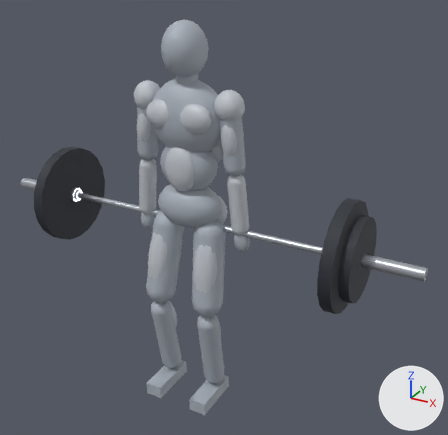
One commit to the glTF model public/models/exercises/romanian-deadlift.glb: the scene before it, then after it.
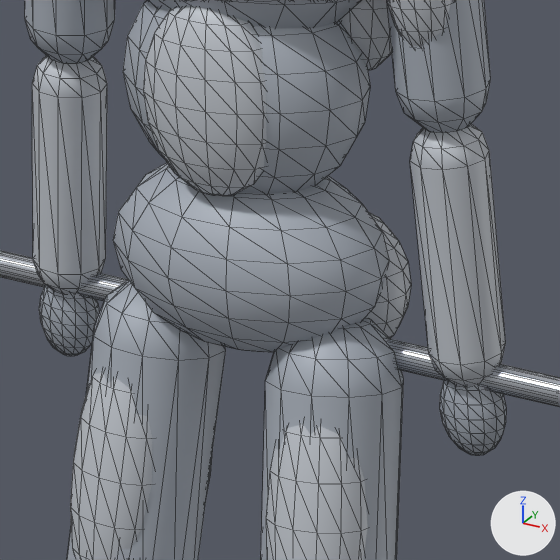
Old and new are each drawn whole from a camera (50 mm lens) standing at (1.317, -2.091, 1.969) and looking at (0.116, 0.094, 0.876) and again close up on the part from 29% to 58% of the width and 34% to 64% of the height. Every picture has the same lights, and +X, +Y and +Z are marked at lower right. The first two pictures are the older version. The close-ups show mesh edges as thin lines. Where no turn or scale is listed for an object, it has been applied to the vertices.

In view in the first close-up: 'abdomen', 'abs', 'barbell_0_shaft', 'forearm_l', 'forearm_r', 'pelvis', 'quads_l', 'quads_r', 'thigh_l', 'thigh_r', 'upper_arm_l', 'upper_arm_r' and 6 more.
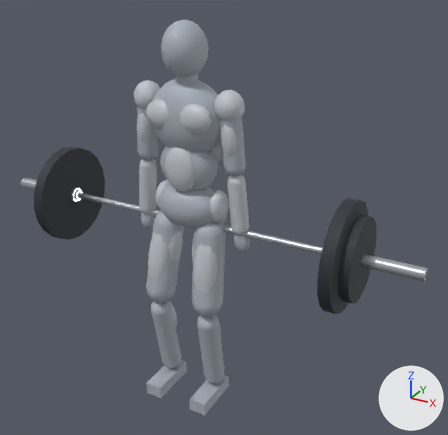
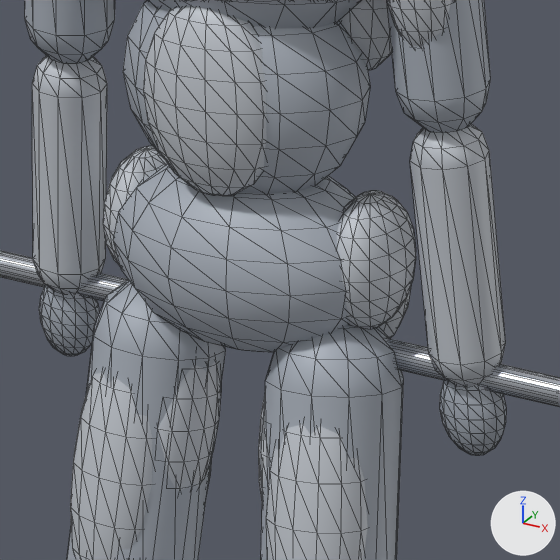
Boxes [x1, y1, x2, y2] around the edits, measured in the close-ups (560 x 560 px):
'abductor_l', added
    after: [337, 191, 416, 329]
'adductor_r', added
    after: [158, 361, 221, 491]
'abductor_r', added
    after: [103, 146, 167, 266]
'adductor_l', added
    after: [258, 394, 269, 501]
'glute_l', unchanged, covered by the edit
    before: [365, 212, 411, 338]
    after: [379, 287, 411, 338]

Patch to the scene script:
```diff
--- a/public/models/exercises/romanian-deadlift.glb.py
+++ b/public/models/exercises/romanian-deadlift.glb.py
@@ ob_abductor_r @@
+ob_abductor_r = bpy.data.objects.new('abductor_r', me_mesh_1)
+ob_abductor_r.parent = ob_hips
+ob_abductor_r.location = (-0.13, 0.015, 0.0)
+ob_abductor_r.scale = (0.04, 0.06, 0.07)
@@ ob_adductor_r @@
+ob_adductor_r = bpy.data.objects.new('adductor_r', me_mesh_1)
+ob_adductor_r.parent = ob_hip_r
+ob_adductor_r.location = (0.045, 0.0, -0.14)
+ob_adductor_r.scale = (0.03, 0.045, 0.11)
@@ ob_abductor_l @@
+ob_abductor_l = bpy.data.objects.new('abductor_l', me_mesh_1)
+ob_abductor_l.parent = ob_hips
+ob_abductor_l.location = (0.13, 0.015, 0.0)
+ob_abductor_l.scale = (0.04, 0.06, 0.07)
@@ ob_adductor_l @@
+ob_adductor_l = bpy.data.objects.new('adductor_l', me_mesh_1)
+ob_adductor_l.parent = ob_hip_l
+ob_adductor_l.location = (-0.045, 0.0, -0.14)
+ob_adductor_l.scale = (0.03, 0.045, 0.11)
```
